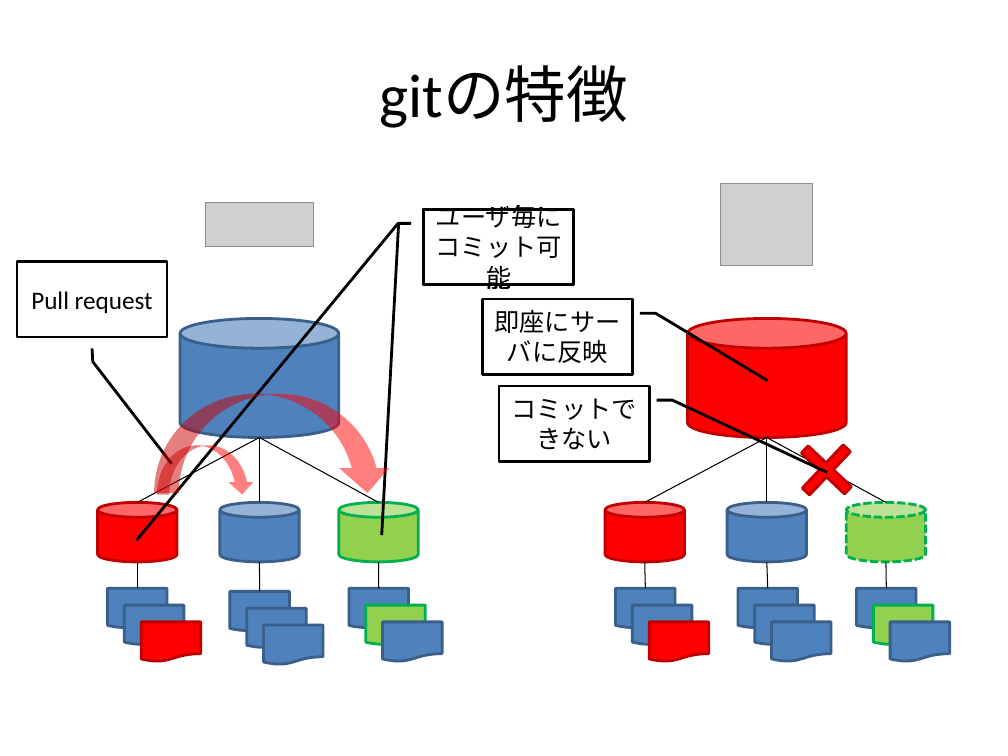
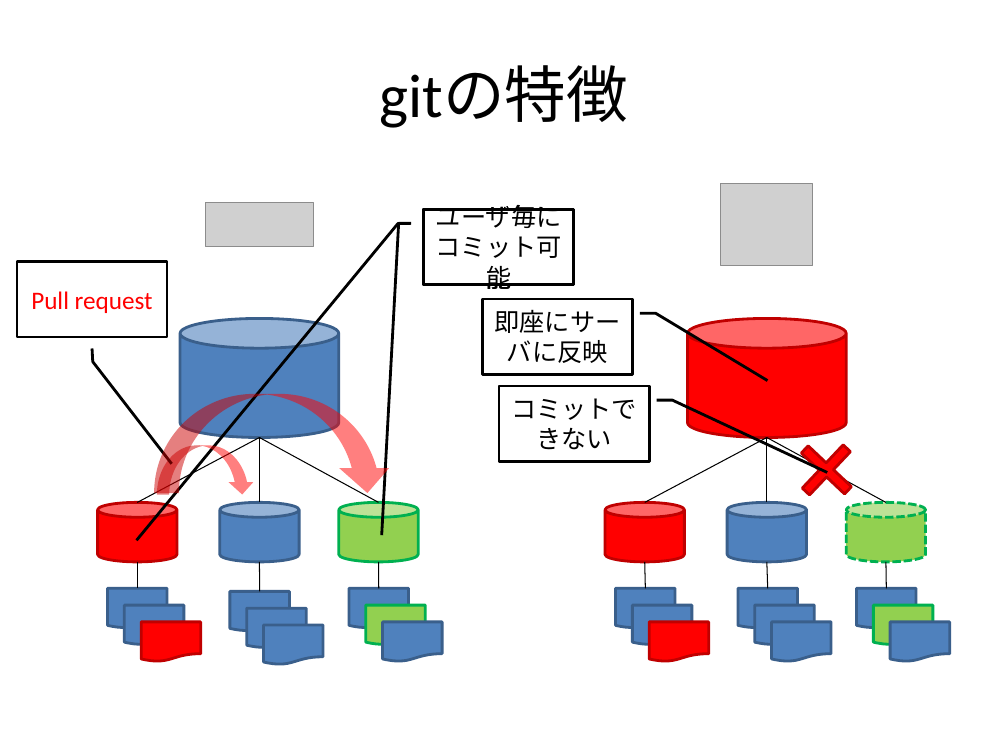
Before and after one commit to RyutaroMayumi/git_research, a slide deck: slide 5 of KK01_git.pptx. Drawn at 1008x756 pixels with LibreOffice and Linux fonts; fonts in the diff are those of the drawing; grey boxes stand for pictures. Boxes give left, top, right and bottom in pixels: in the first picture for what was removed or moved away, otherwise in the second. Text is boxed around its words. In the diff, an @@ line names an element or a change of style, - is before the commit and + after.

```diff
--- a/KK01_git.pptx
+++ b/KK01_git.pptx
@@ border callout "Pull request" at box(17, 262, 167, 338): text colour #000000 to #FF0000 @@
```
Also in this commit, not shown: 1 slide added, 1 slide removed.
